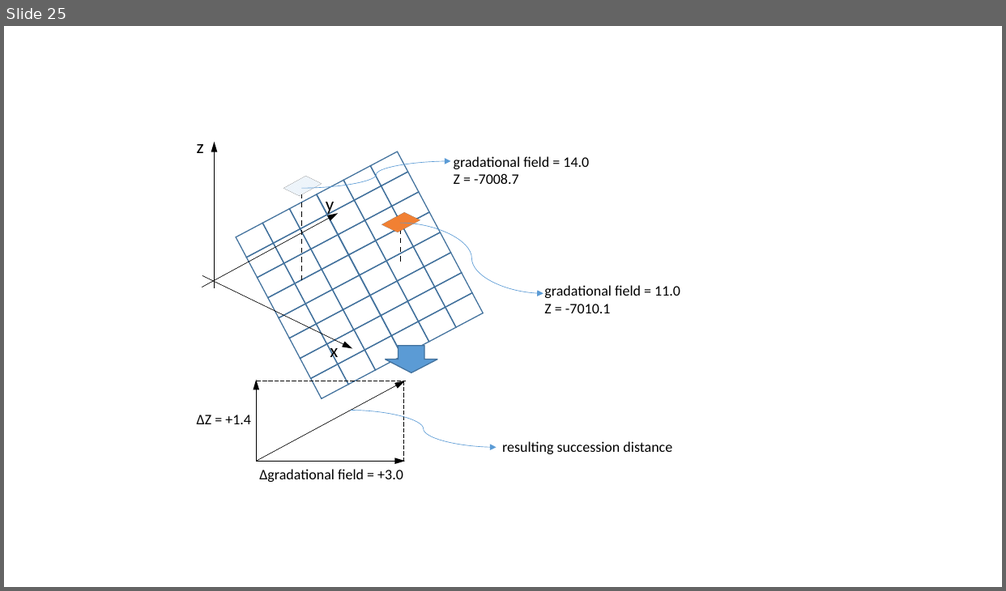
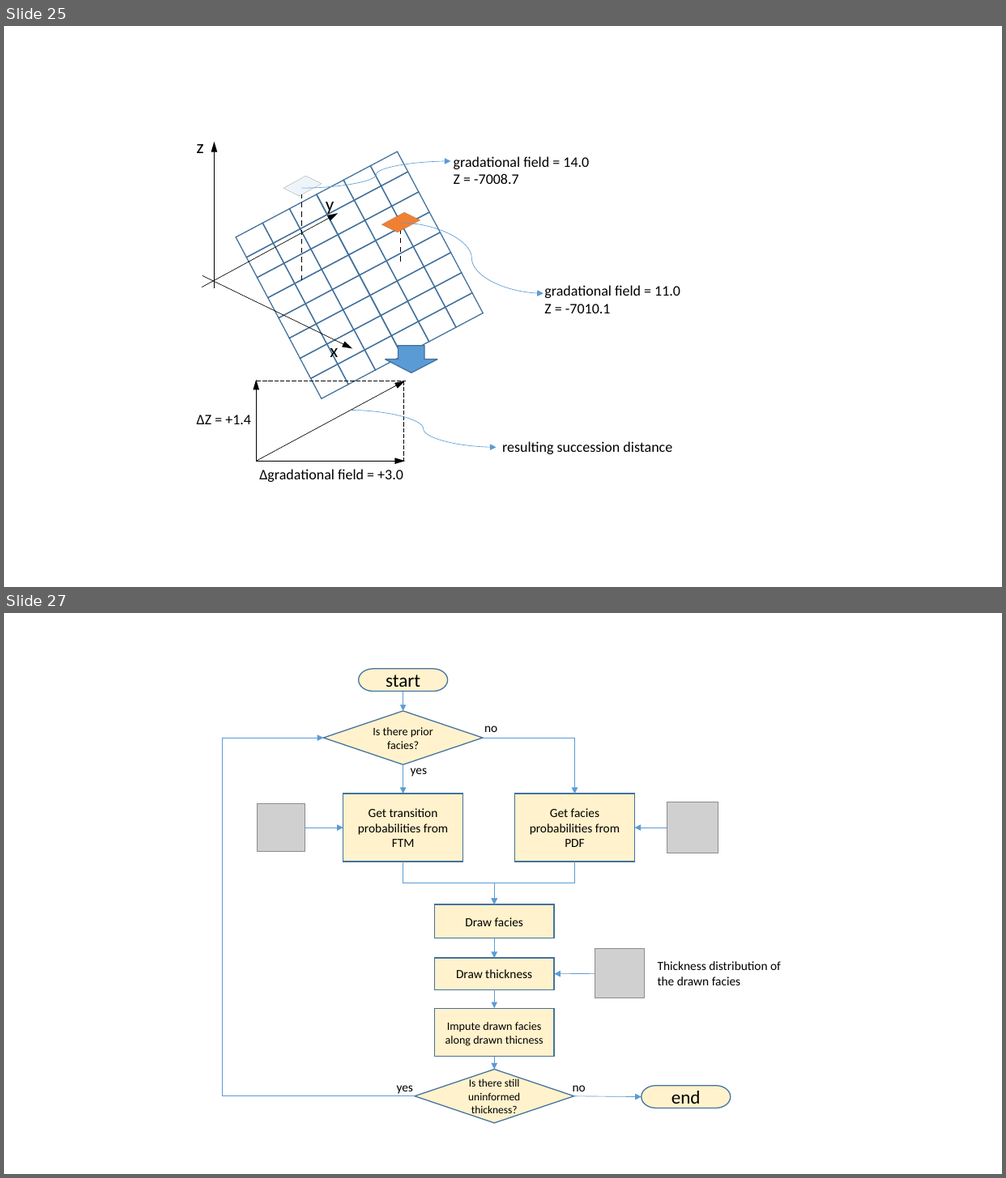
Before and after one commit to PauloCarvalhoRJ/gammaray, a slide deck: docs/figures.pptx. Shown one above the other, each under a label of ours: slide 25 before the commit, slides 25 and 27 after it; the slides between them are not shown. The pictures are 1006x591 and 1006x1178 pixels, drawn with LibreOffice and Linux fonts; fonts in the diff are those of the drawing; grey boxes stand for pictures. Boxes give left, top, right and bottom in pixels: in the first picture for what was removed or moved away, otherwise in the second. Text is boxed around its words. In the diff, an @@ line names an element or a change of style, - is before the commit and + after.

```diff
--- a/docs/figures.pptx
+++ b/docs/figures.pptx
@@ slide 27 added at [4, 613, 1002, 1174], background #FFFFFF @@
@@ pill shape added at [359, 669, 448, 692], fill #FFF2CC, outline #43739E 1 pt, 18 pt, text #000000 @@
+start
@@ arrow added from (403, 692) to (403, 711), #5B9BD5 0.5 pt @@
@@ diamond added at [324, 711, 484, 765], fill #FFF2CC, outline #43739E 1 pt, 11 pt, text #000000 @@
+Is there prior facies?
@@ text added at [484, 726, 497, 732], 12 pt, text #000000 @@
+no
@@ elbow arrow added from (415, 1097) to (324, 738), #5B9BD5 0.5 pt @@
@@ elbow arrow added from (484, 738) to (575, 794), #5B9BD5 0.5 pt @@
@@ arrow added from (403, 765) to (403, 794), #5B9BD5 0.5 pt @@
@@ text added at [411, 768, 427, 777], 12 pt, text #000000 @@
+yes
@@ picture added at [257, 804, 305, 851] @@
@@ rectangle added at [343, 794, 463, 862], fill #FFF2CC, outline #43739E 1 pt, 12 pt, text #000000 @@
+Get transition probabilities from FTM
@@ rectangle added at [515, 794, 635, 862], fill #FFF2CC, outline #43739E 1 pt, 12 pt, text #000000 @@
+Get facies probabilities from PDF
@@ picture added at [667, 802, 718, 854] @@
@@ arrow added from (305, 828) to (343, 828), #5B9BD5 0.5 pt @@
@@ arrow added from (667, 828) to (635, 828), #5B9BD5 0.5 pt @@
@@ elbow arrow added from (403, 862) to (494, 905), #5B9BD5 0.5 pt @@
@@ elbow arrow added from (575, 862) to (494, 905), #5B9BD5 0.5 pt @@
@@ rectangle added at [434, 905, 554, 939], fill #FFF2CC, outline #43739E 1 pt, 12 pt, text #000000 @@
+Draw facies
@@ arrow added from (494, 939) to (494, 958), #5B9BD5 0.5 pt @@
@@ picture added at [595, 949, 645, 999] @@
@@ rectangle added at [434, 958, 554, 990], fill #FFF2CC, outline #43739E 1 pt, 12 pt, text #000000 @@
+Draw thickness
@@ arrow added from (595, 973) to (554, 973), #5B9BD5 0.5 pt @@
@@ text added at [658, 961, 781, 986], 12 pt, text #000000 @@
+Thickness distribution of
+the drawn facies
@@ arrow added from (494, 990) to (494, 1008), #5B9BD5 0.5 pt @@
@@ rectangle added at [434, 1008, 554, 1056], fill #FFF2CC, outline #43739E 1 pt, 11 pt, text #000000 @@
+Impute drawn facies along drawn thicness
@@ diamond added at [415, 1070, 574, 1123], fill #FFF2CC, outline #43739E 1 pt, 10.5 pt, text #000000 @@
+Is there still uninformed thickness?
@@ arrow added from (494, 1057) to (494, 1070), #5B9BD5 0.5 pt @@
@@ text added at [397, 1085, 413, 1094], 12 pt, text #000000 @@
+yes
@@ text added at [573, 1085, 586, 1096], 12 pt, text #000000 @@
+no
@@ arrow added from (573, 1097) to (641, 1097), #5B9BD5 0.5 pt @@
@@ pill shape added at [641, 1086, 731, 1109], fill #FFF2CC, outline #43739E 1 pt, 18 pt, text #000000 @@
+end
```
Also in this commit, not shown: 1 other slide added, 1 other file.
